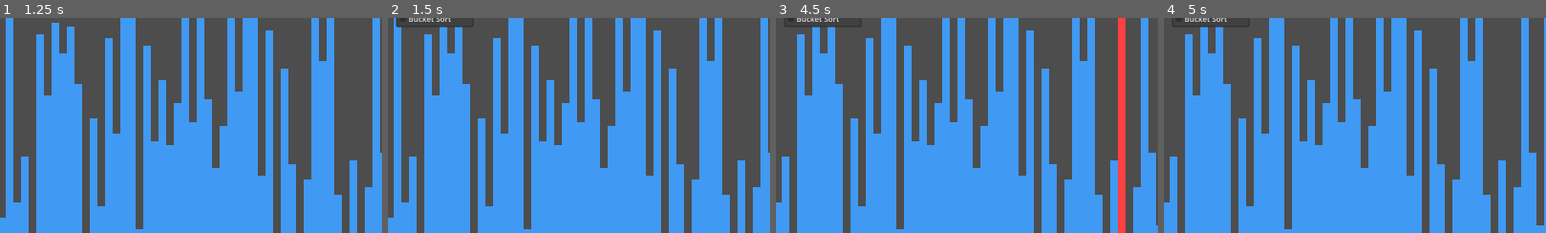
Above: before the commit, frames 1-4 (left to right).
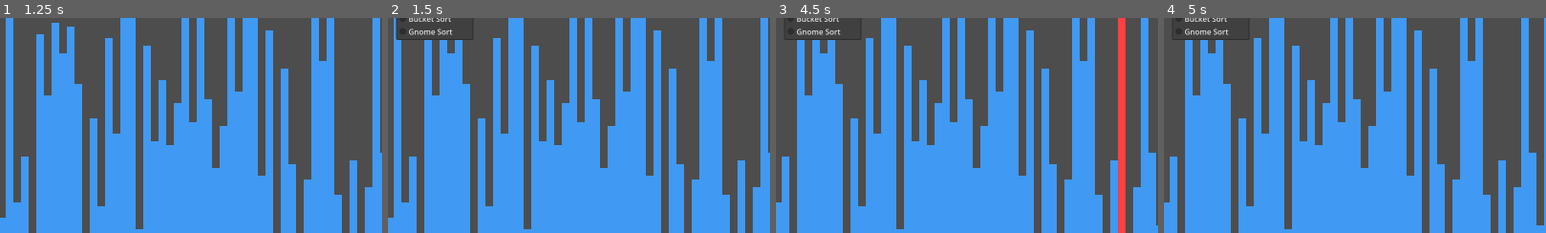
Above: after the commit, the same moments.

Repository: jiro4989/sort_visualizer
Game: Godot game, scene res://src/main.tscn
The game is run twice, just before and just after one commit, with the same random seed, the same clock (stepped at 60 frames per second) and the same inputs.
Inputs:
- Up to frame 1 (1.25 s): click "Shuffle" at 0.5 s
- Up to frame 2 (1.5 s): click "Bubble Sort" at 1.25 s
- Up to frame 3 (4.5 s): click "RUN" at 2 s; click "100" at 2.75 s; click "10" at 3.5 s; click "Bubble Sort" at 4.25 s
- Up to frame 4 (5 s): no input
The pictures show only the part of the screen within x 4-54%, y 33-83%; the shares and areas given below are measured in that part.

Frame 1 is identical in both runs. In frame 2, 0.6% of the frame differs, in the area x 2-23%, y 3-11%; in frame 3, 0.5%; in frame 4, 0.5%.

Commit message:
feat: ノームソートを実装

Diff:
--- a/src/main.gd
+++ b/src/main.gd
@@ -44,6 +44,7 @@
 	Sorter.new("Pigeonhole Sort", pigeonhole_sort),
 	Sorter.new("Radix Sort", radix_sort),
 	Sorter.new("Bucket Sort", bucket_sort),
+	Sorter.new("Gnome Sort", gnome_sort),
 ]
 
 # 配列のループで要素を取り出すのは基本的に遅いので
@@ -633,3 +634,26 @@
 
 	highlight_off()
 	status_label.text = create_status_text(MESSAGE_DONE, start_time, step_count)
+
+## ノームソートを実行する。
+func gnome_sort() -> void:
+	var start_time: float = Time.get_ticks_msec()
+	var step_count: int = 0
+	var index: int = 1
+
+	while index < sort_values.size():
+		step_count += 1
+		highlight_panel(index)
+		status_label.text = create_status_text(MESSAGE_RUNNING, start_time, step_count)
+		await wait()
+
+		if index == 0 or sort_values[index - 1].get_value() <= sort_values[index].get_value():
+			index += 1
+		else:
+			var temp: int = sort_values[index].get_value()
+			sort_values[index].set_value(sort_values[index - 1].get_value())
+			sort_values[index - 1].set_value(temp)
+			index -= 1
+
+	highlight_off()
+	status_label.text = create_status_text(MESSAGE_DONE, start_time, step_count)
Not shown, changed: README.md
